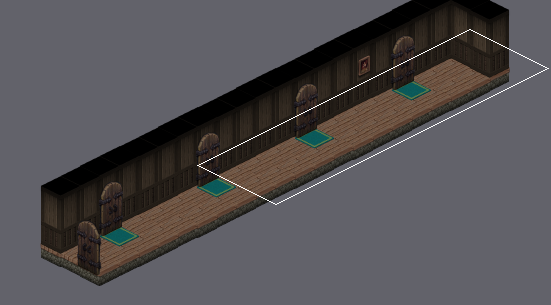
Two versions of a level (Tiled map, assets/rooms/hall.tmx). Above, an overview of the earlier version with the close-up marked.
Close-up. Before:
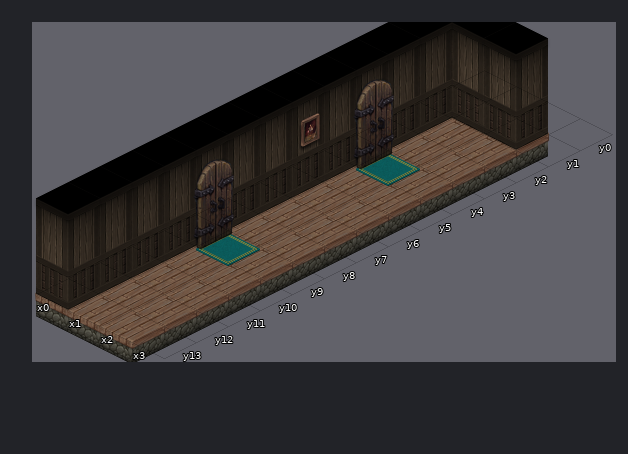
Cells are 128x64 px. Isometric: x runs down to the right, y down to the left. Shown: x 0..3, y 0..13. The commit also changed other parts of the map, which this record leaves out. The old version is drawn lined up with the new one.
After the commit:
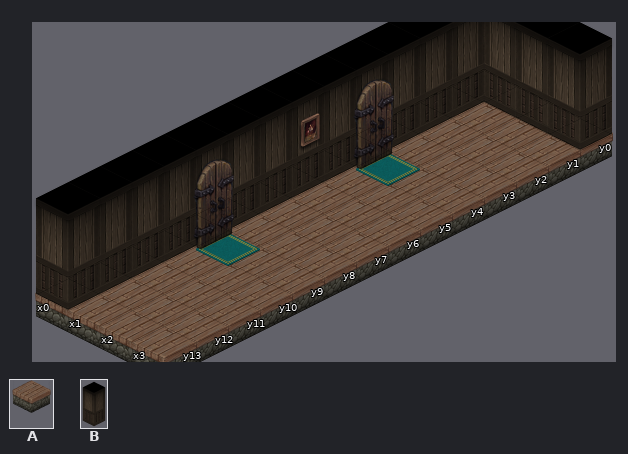
Key: from "floors": A 2 "Iso_Tile_Floor_02"; from "walls": B 2 "Iso_Wall_Wood_01".
_ is an empty cell, . an unchanged one.
Changes in this commit:
map size 3x22 -> 4x24 cells (old content now starts at 0,1; both pictures use the new coordinates)
--- layer "Floor"
@@ x 0..3 @@
- 0 ____
- 1 ..._
- 2 ..._
- 3 ..._
- 4 ..._
- 5 ..._
- 6 ..._
- 7 ..._
- 8 ..._
- 9 ..._
-10 ..._
-11 ..._
-12 ..._
-13 ..._
+ 0 AAAA
+ 1 ...A
+ 2 ...A
+ 3 ...A
+ 4 ...A
+ 5 ...A
+ 6 ...A
+ 7 ...A
+ 8 ...A
+ 9 ...A
+10 ...A
+11 ...A
+12 ...A
+13 ...A
--- layer "Walls"
@@ x 0..3 @@
- 0 ____
- 1 .BB.
+ 0 BBBB
+ 1 .__.
Where, in picture pixels (left, top, right, bottom), the same in both close-ups:
changed: (132, 22, 613, 358)
